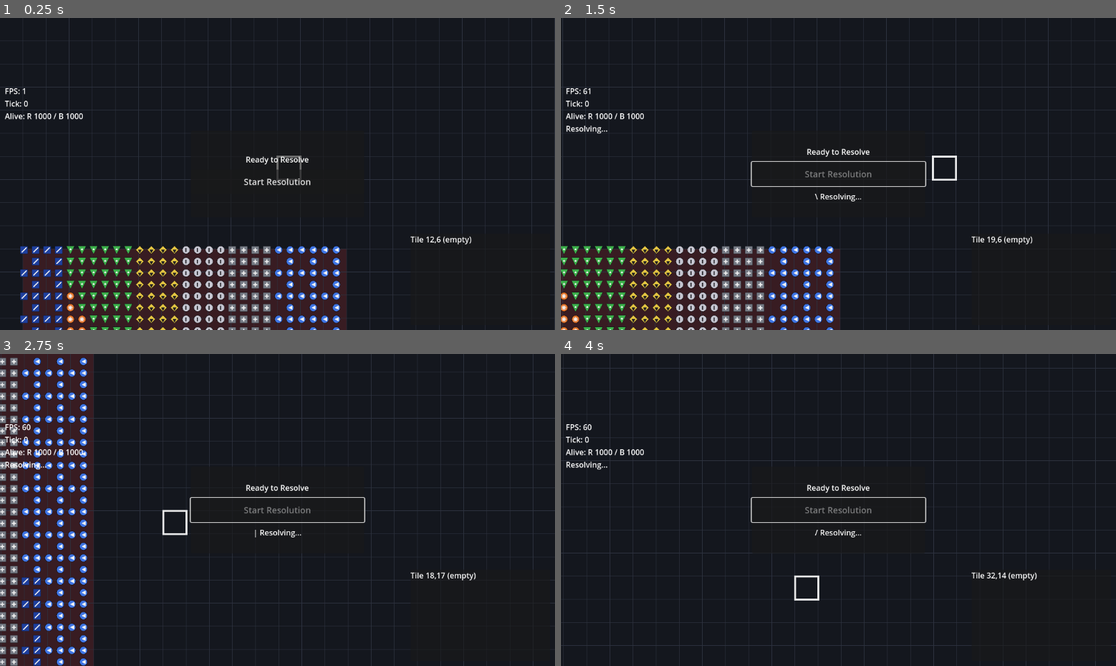
Above: before the commit, frames 1-4 (two rows, left to right).
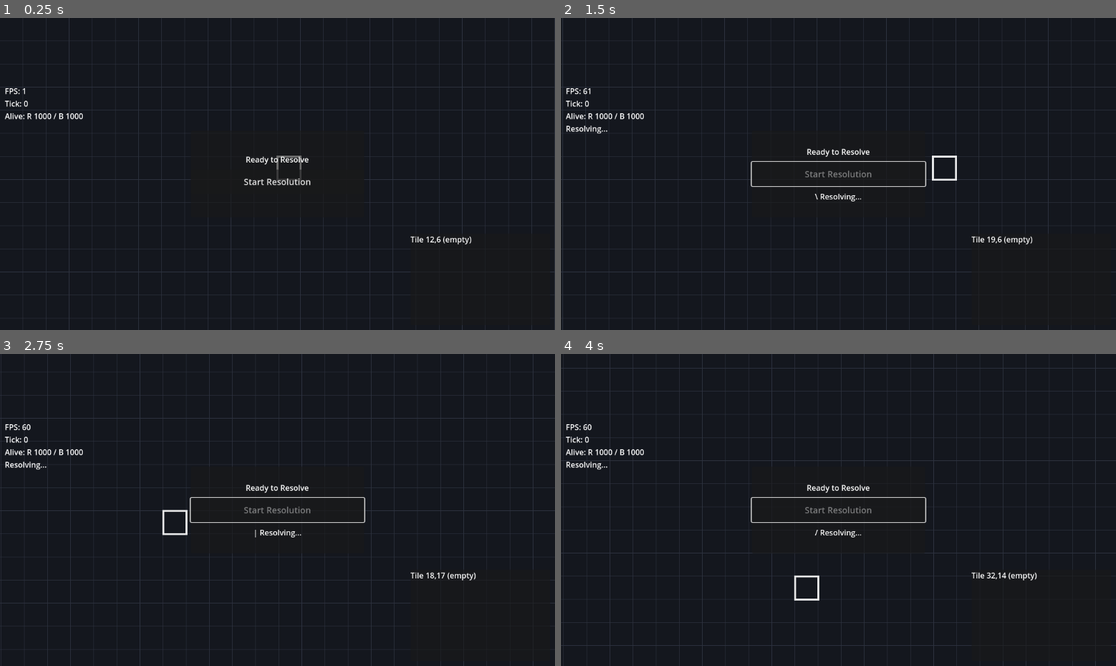
Above: after the commit, the same moments.

Repository: saykrikan-krap/battle-prototype-scale-test-godot
Game: Godot game, scene res://scenes/Main.tscn
The game is run twice, just before and just after one commit, with the same random seed, the same clock (stepped at 60 frames per second) and the same inputs.
Inputs (mouse positions are in pixels of both pictures, inside the frame that each line leads up to):
- Up to frame 1 (0.25 s): no input
- Up to frame 2 (1.5 s): click "Start Resolution" at 0.5 s; tap Enter at 1.25 s; move the mouse to (960, 158) at 1.27 s; hold D from 1.28 s (still down); click (960, 158) at 1.42 s
- Up to frame 3 (2.75 s): tap Space at 1.52, 2.27 s; move the mouse to (166, 525) at 2.02 s; release D at 2.03 s; hold S from 2.03 s (still down)
- Up to frame 4 (4 s): move the mouse to (894, 441) at 2.77 s; release S at 2.78 s; hold D 2.78-3.53 s; move the mouse to (810, 572) at 3.52 s; hold W from 3.53 s (still down); click (810, 572) at 3.67 s; tap Space at 3.77 s

The runs differ from the first frame. In frame 1, 15% of the frame differs, in the area x 3-63%, y 73-100%; in frame 2, 13%; in frame 3, 16%, in the area x 0-17%, y 0-100%; in frame 4, nothing differs.
Error after the commit: Invalid assignment of index '5308335' (on base: 'PackedInt32Array') with value of type 'int'. (res://replayer/battle_view.gd:353)

Commit message:
Add squads and square formation setup

Diff:
--- a/scenarios/scale_test_v1.gd
+++ b/scenarios/scale_test_v1.gd
@@ -7,7 +7,7 @@
 const GRID_WIDTH = 80
 const GRID_HEIGHT = 40
 const DEPLOY_WIDTH = 15
-const DEPLOY_HEIGHT = 20
+const DEPLOY_HEIGHT = 28
 const RED_ZONE_START = 0
 const BLUE_ZONE_START = GRID_WIDTH - DEPLOY_WIDTH
 
@@ -26,105 +26,229 @@
 	input.seed = seed
 	input.time_limit_ticks = TIME_LIMIT_TICKS
 
-	var next_id = 0
-	next_id = _populate_side(input, BattleConstants.Side.RED, RED_ZONE_START, next_id)
-	next_id = _populate_side(input, BattleConstants.Side.BLUE, BLUE_ZONE_START, next_id)
+	var next_unit_id = 0
+	var next_squad_id = 0
+	var result = _populate_side(input, BattleConstants.Side.RED, RED_ZONE_START, next_unit_id, next_squad_id)
+	next_unit_id = result.next_unit_id
+	next_squad_id = result.next_squad_id
+	result = _populate_side(input, BattleConstants.Side.BLUE, BLUE_ZONE_START, next_unit_id, next_squad_id)
 	return input
 
-static func _populate_side(input, side: int, zone_start: int, next_id: int) -> int:
+static func _populate_side(input, side: int, zone_start: int, next_unit_id: int, next_squad_id: int) -> Dictionary:
 	var front_is_high = side == BattleConstants.Side.RED
-
-	var flank_front_cols = []
-	var flank_back_cols = []
-	if front_is_high:
-		flank_front_cols = [zone_start + 12, zone_start + 13, zone_start + 14]
-		flank_back_cols = [zone_start + 0, zone_start + 1, zone_start + 2]
-	else:
-		flank_front_cols = [zone_start + 0, zone_start + 1, zone_start + 2]
-		flank_back_cols = [zone_start + 12, zone_start + 13, zone_start + 14]
-
-	var center_cols = []
-	for x in range(zone_start + 3, zone_start + 12):
-		center_cols.append(x)
-
-	var flank_positions = []
-	flank_positions.append_array(_positions_from_columns(_order_columns(flank_front_cols, front_is_high), 3))
-	flank_positions.append_array(_positions_from_columns(_order_columns(flank_back_cols, front_is_high), 3))
-
-	var center_positions = _positions_from_columns(_order_columns(center_cols, front_is_high), 4)
-
-	var flank_index = 0
-	var center_index = 0
-
-	var result = _add_units(input, side, BattleConstants.UnitType.CAVALRY, 150, flank_positions, flank_index, next_id)
-	flank_index = result.pos_index
-	next_id = result.next_id
-
-	result = _add_units(input, side, BattleConstants.UnitType.HEAVY_CAVALRY, 150, flank_positions, flank_index, next_id)
-	flank_index = result.pos_index
-	next_id = result.next_id
-
-	result = _add_units(input, side, BattleConstants.UnitType.HEAVY_INFANTRY, 150, center_positions, center_index, next_id)
-	center_index = result.pos_index
-	next_id = result.next_id
-
-	result = _add_units(input, side, BattleConstants.UnitType.INFANTRY, 150, center_positions, center_index, next_id)
-	center_index = result.pos_index
-	next_id = result.next_id
-
-	result = _add_units(input, side, BattleConstants.UnitType.ELITE_INFANTRY, 150, center_positions, center_index, next_id)
-	center_index = result.pos_index
-	next_id = result.next_id
-
-	result = _add_units(input, side, BattleConstants.UnitType.ARCHER, 200, center_positions, center_index, next_id)
-	center_index = result.pos_index
-	next_id = result.next_id
-
-	result = _add_units(input, side, BattleConstants.UnitType.MAGE, 50, center_positions, center_index, next_id)
-	center_index = result.pos_index
-	next_id = result.next_id
-
-	return next_id
-
-static func _order_columns(columns: Array, front_is_high: bool) -> Array:
-	var ordered = columns.duplicate()
-	ordered.sort()
-	if front_is_high:
-		ordered.reverse()
-	return ordered
-
-static func _positions_from_columns(columns: Array, slots_per_tile: int) -> Array:
-	var positions = []
-	var y_offset = int((GRID_HEIGHT - DEPLOY_HEIGHT) / 2)
-	for x in columns:
-		for y in range(DEPLOY_HEIGHT):
-			var y_pos = y + y_offset
-			for slot in range(slots_per_tile):
-				positions.append(Vector2i(x, y_pos))
-	return positions
-
-static func _add_units(
+	var zone_x_start = zone_start
+	var zone_x_end = zone_start + DEPLOY_WIDTH - 1
+	var zone_y_start = int((GRID_HEIGHT - DEPLOY_HEIGHT) / 2)
+	var zone_y_end = zone_y_start + DEPLOY_HEIGHT - 1
+
+	var squads = []
+	var roster = [
+		{"type": BattleConstants.UnitType.CAVALRY, "count": 150},
+		{"type": BattleConstants.UnitType.HEAVY_CAVALRY, "count": 150},
+		{"type": BattleConstants.UnitType.HEAVY_INFANTRY, "count": 150},
+		{"type": BattleConstants.UnitType.INFANTRY, "count": 150},
+		{"type": BattleConstants.UnitType.ELITE_INFANTRY, "count": 150},
+		{"type": BattleConstants.UnitType.ARCHER, "count": 200},
+		{"type": BattleConstants.UnitType.MAGE, "count": 50},
+	]
+
+	for entry in roster:
+		var result = _add_squad_type(
+			input,
+			squads,
+			side,
+			entry["type"],
+			entry["count"],
+			next_unit_id,
+			next_squad_id
+		)
+		next_unit_id = result.next_unit_id
+		next_squad_id = result.next_squad_id
+
+	_place_squads(
 		input,
+		squads,
+		zone_x_start,
+		zone_x_end,
+		zone_y_start,
+		zone_y_end,
+		front_is_high
+	)
+
+	return {
+		"next_unit_id": next_unit_id,
+		"next_squad_id": next_squad_id,
+	}
+
+static func _add_squad_type(
+		input,
+		squads: Array,
 		side: int,
 		unit_type: int,
 		count: int,
-		positions: Array,
-		pos_index: int,
-		next_id: int
+		next_unit_id: int,
+		next_squad_id: int
 	) -> Dictionary:
+	var remaining = count
 	var unit_size = BattleConstants.UNIT_SIZE[unit_type]
-	for i in range(count):
-		var pos: Vector2i = positions[pos_index]
-		pos_index += 1
-		input.unit_ids.append(next_id)
-		input.unit_sides.append(side)
-		input.unit_types.append(unit_type)
-		input.unit_sizes.append(unit_size)
-		input.unit_x.append(pos.x)
-		input.unit_y.append(pos.y)
-		input.unit_next_tick.append(0)
-		next_id += 1
+
+	while remaining > 0:
+		var squad_size = min(BattleConstants.MAX_SQUAD_SIZE, remaining)
+		var squad_id = next_squad_id
+		next_squad_id += 1
+
+		input.squad_ids.append(squad_id)
+		input.squad_sides.append(side)
+		input.squad_formations.append(BattleConstants.Formation.SQUARE)
+
+		var squad_units = []
+		for i in range(squad_size):
+			var unit_id = next_unit_id
+			next_unit_id += 1
+			input.unit_ids.append(unit_id)
+			input.unit_sides.append(side)
+			input.unit_types.append(unit_type)
+			input.unit_sizes.append(unit_size)
+			input.unit_x.append(-1)
+			input.unit_y.append(-1)
+			input.unit_next_tick.append(0)
+			input.unit_squad_ids.append(squad_id)
+			squad_units.append(unit_id)
+
+		squads.append({
+			"id": squad_id,
+			"units": squad_units,
+		})
+		remaining -= squad_size
+
 	return {
-		"pos_index": pos_index,
-		"next_id": next_id,
+		"next_unit_id": next_unit_id,
+		"next_squad_id": next_squad_id,
 	}
+
+static func _place_squads(
+		input,
+		squads: Array,
+		zone_x_start: int,
+		zone_x_end: int,
+		zone_y_start: int,
+		zone_y_end: int,
+		front_is_high: bool
+	) -> void:
+	var prepared = []
+	var block_width = 0
+	var block_height = 0
+	for squad in squads:
+		var unit_ids: Array = squad["units"]
+		var tile_units = _pack_units_into_tiles(
+			unit_ids,
+			input.unit_sizes,
+			input.max_units_per_tile,
+			input.max_total_size_per_tile
+		)
+		var formation = _square_tile_positions(tile_units.size())
+		prepared.append({
+			"id": squad["id"],
+			"tile_units": tile_units,
+			"positions": formation["positions"],
+			"width": formation["width"],
+			"height": formation["height"],
+			"tile_count": tile_units.size(),
+		})
+		block_width = max(block_width, int(formation["width"]))
+		block_height = max(block_height, int(formation["height"]))
+
+	if block_width <= 0 or block_height <= 0:
+		push_error("Invalid squad block size.")
+		return
+
+	# Place squads into fixed blocks to guarantee no overlap at setup.
+	var blocks_x = int(DEPLOY_WIDTH / block_width)
+	var blocks_y = int(DEPLOY_HEIGHT / block_height)
+	if blocks_x * blocks_y < prepared.size():
+		push_error("Insufficient squad blocks for placement.")
+		return
+
+	for i in range(input.unit_x.size()):
+		input.unit_x[i] = -1
+		input.unit_y[i] = -1
+
+	var block_origins = []
+	for row in range(blocks_y):
+		var y = zone_y_start + row * block_height
+		if front_is_high:
+			for col in range(blocks_x):
+				var x = zone_x_start + (blocks_x - 1 - col) * block_width
+				block_origins.append(Vector2i(x, y))
+		else:
+			for col in range(blocks_x):
+				var x = zone_x_start + col * block_width
+				block_origins.append(Vector2i(x, y))
+
+	for i in range(prepared.size()):
+		var squad = prepared[i]
+		var block = block_origins[i]
+		var positions: Array = squad["positions"]
+		var tile_units: Array = squad["tile_units"]
+		for j in range(positions.size()):
+			var local = positions[j] as Vector2i
+			var world_x = block.x + local.x
+			if front_is_high:
+				world_x = block.x + (block_width - 1 - local.x)
+			var world_y = block.y + local.y
+			for unit_id in tile_units[j]:
+				input.unit_x[unit_id] = world_x
+				input.unit_y[unit_id] = world_y
+
+static func _pack_units_into_tiles(
+		unit_ids: Array,
+		unit_sizes: PackedInt32Array,
+		max_units: int,
+		max_total_size: int
+	) -> Array:
+	var tiles = []
+	var current_units = []
+	var current_count = 0
+	var current_size = 0
+
+	for unit_id in unit_ids:
+		var size = unit_sizes[unit_id]
+		if current_units.is_empty() or current_count + 1 > max_units or current_size + size > max_total_size:
+			if not current_units.is_empty():
+				tiles.append(current_units)
+			current_units = []
+			current_count = 0
+			current_size = 0
+		current_units.append(unit_id)
+		current_count += 1
+		current_size += size
+
+	if not current_units.is_empty():
+		tiles.append(current_units)
+
+	return tiles
+
+static func _square_tile_positions(tile_count: int) -> Dictionary:
+	var width = int(ceil(sqrt(float(tile_count))))
+	if width < 1:
+		width = 1
+	var height = int(ceil(float(tile_count) / float(width)))
+	if height < 1:
+		height = 1
+
+	var positions = []
+	var remaining = tile_count
+	for y in range(height):
+		for x in range(width):
+			if remaining <= 0:
+				break
+			positions.append(Vector2i(x, y))
+			remaining -= 1
+		if remaining <= 0:
+			break
+
+	return {
+		"width": width,
+		"height": height,
+		"positions": positions,
+	}
--- a/schema/battle_input.gd
+++ b/schema/battle_input.gd
@@ -15,6 +15,11 @@
 var unit_x = PackedInt32Array()
 var unit_y = PackedInt32Array()
 var unit_next_tick = PackedInt32Array()
+var unit_squad_ids = PackedInt32Array()
+
+var squad_ids = PackedInt32Array()
+var squad_sides = PackedInt32Array()
+var squad_formations = PackedInt32Array()
 
 func unit_count() -> int:
 	return unit_ids.size()
--- a/schema/constants.gd
+++ b/schema/constants.gd
@@ -37,6 +37,10 @@
 	FIREBALL = 1,
 }
 
+enum Formation {
+	SQUARE = 0,
+}
+
 static var UNIT_SIZE = PackedInt32Array([2, 2, 2, 2, 3, 3, 2])
 static var MOVE_COST = PackedInt32Array([6, 7, 6, 6, 4, 5, 6])
 static var ATTACK_COST = PackedInt32Array([12, 13, 11, 14, 12, 13, 16])
@@ -45,6 +49,8 @@
 static var RANGED_RANGE = PackedInt32Array([0, 0, 0, 10, 0, 0, 20])
 static var PROJECTILE_SPEED = PackedInt32Array([2, 3])
 static var DEFAULT_FACING = PackedInt32Array([Facing.RIGHT, Facing.LEFT])
+
+const MAX_SQUAD_SIZE = 50
 
 const NEIGHBOR_DIRS = [
 	Vector2i(0, -1),
